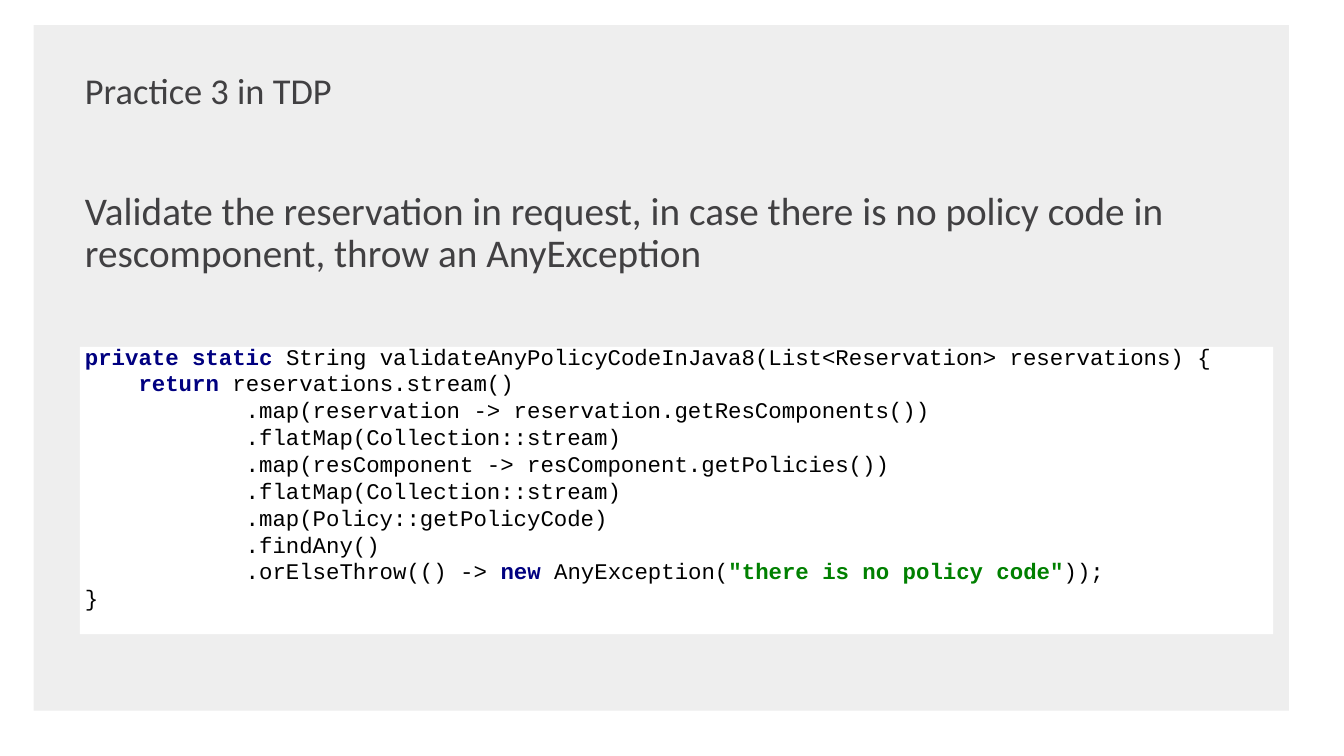
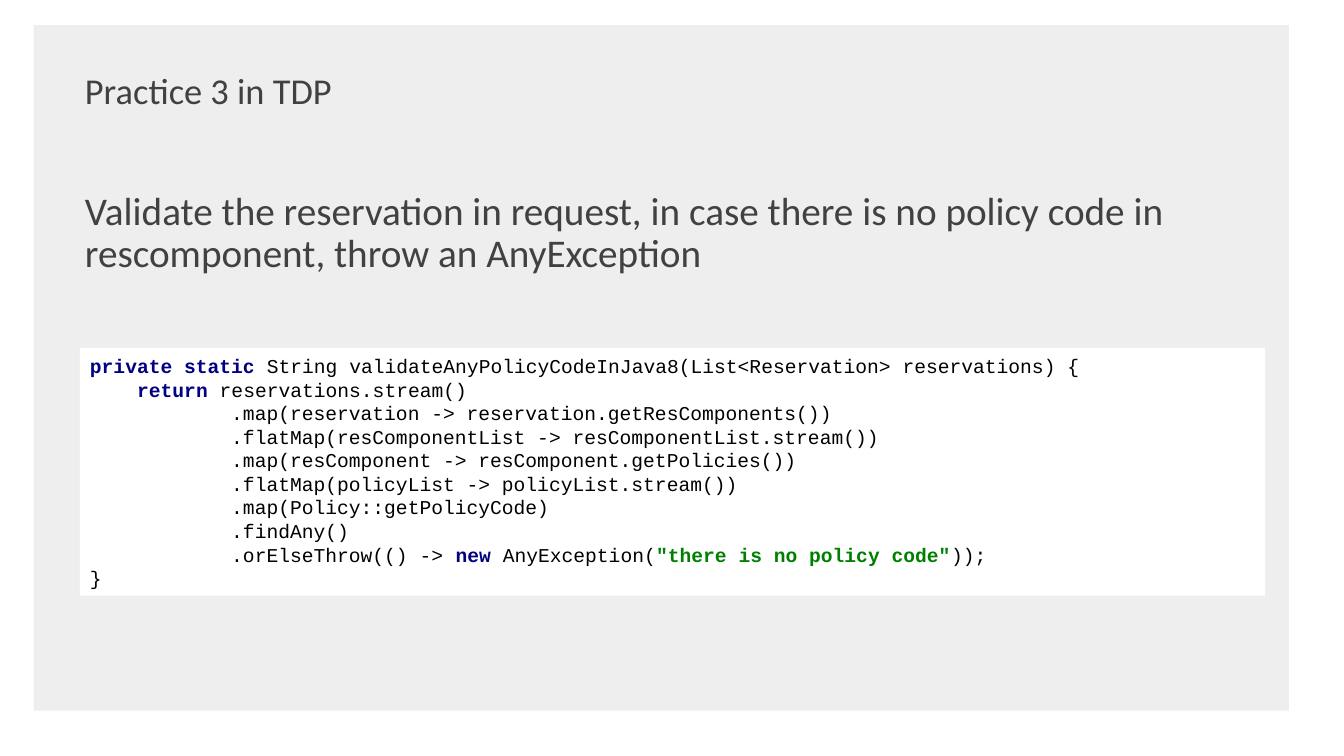
Before and after one commit to shaojie-xu-kp/Java8_lunch_learn, a slide deck: slide 44 of Java 8 & TDP.pptx. Drawn at 1344x756 pixels with LibreOffice and Linux fonts; fonts in the diff are those of the drawing; background and template pictures are left out. Boxes give left, top, right and bottom in pixels: in the first picture for what was removed or moved away, otherwise in the second. Text is boxed around its words. In the diff, an @@ line names an element or a change of style, - is before the commit and + after.

```diff
--- a/Java 8 & TDP.pptx
+++ b/Java 8 & TDP.pptx
@@ rectangle "private static String validateAnyPolicyCodeInJava8(List<Rese ...": place and size @@
-rectangle "private static String validateAnyPolicyCodeInJava8(List<Rese ..." at box(80, 347, 1273, 634)
+rectangle "private static String validateAnyPolicyCodeInJava8(List<Rese ..." at box(80, 348, 1265, 596)
@@ text in rectangle at box(90, 359, 1056, 566): text changed; size 16 to 14 pt @@
-private static String validateAnyPolicyCodeInJava8(List<Reservation> reservations) {
-return reservations.stream()
-.map(reservation -> reservation.getResComponents())
-.flatMap(Collection::stream)
-.map(resComponent -> resComponent.getPolicies())
-.flatMap(Collection::stream)
-.map(Policy::getPolicyCode)
-.findAny()
-.orElseThrow(() -> new AnyException("there is no policy code"));
-}
+private static String validateAnyPolicyCodeInJava8(List<Reservation> reservations) {
+return reservations.stream()
+.map(reservation -> reservation.getResComponents())
+.flatMap(resComponentList -> resComponentList.stream())
+.map(resComponent -> resComponent.getPolicies())
+.flatMap(policyList -> policyList.stream())
+.map(Policy::getPolicyCode)
+.findAny()
+.orElseThrow(() -> new AnyException("there is no policy code"));
+}
```
Also in this commit, not shown: 1 other slide changed, 1 other file.
